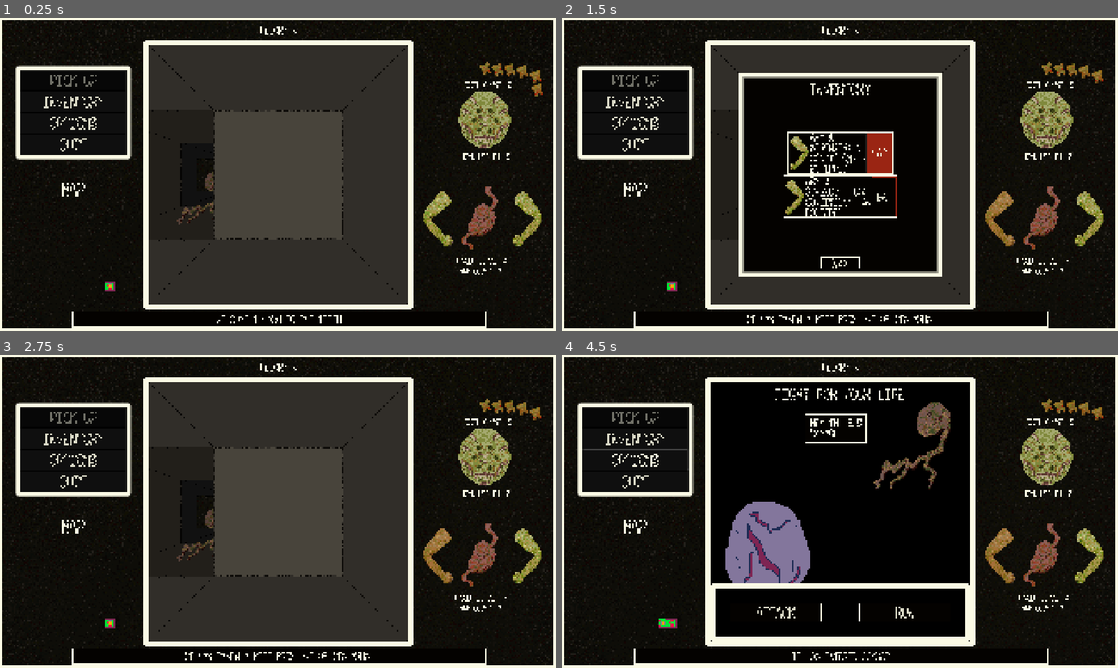
Above: before the commit, frames 1-4 (two rows, left to right).
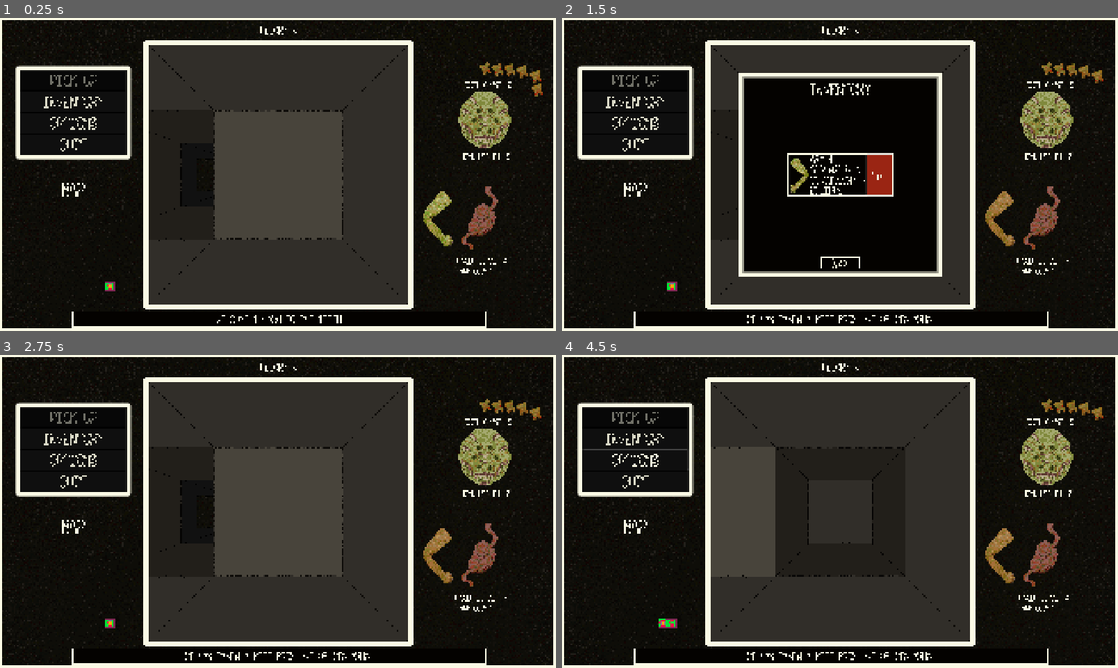
Above: after the commit, the same moments.

Repository: sym-z/arm-to-the-teeth
Game: Godot game, scene res://scenes/testing_level/testing_level.tscn
Same seed, same stepped clock (60 frames per second), same inputs: the game is played once before the commit and once after it. The project has no main scene, so this scene is started directly.
Inputs (mouse positions are in pixels of both pictures, inside the frame that each line leads up to):
- Up to frame 1 (0.25 s): no input
- Up to frame 2 (1.5 s): click "INVENTORY" at 0.5 s; click "EAT" at 1.25 s
- Up to frame 3 (2.75 s): click "BACK" at 2 s
- Up to frame 4 (4.5 s): click "OPTIONS" at 2.75 s; move the mouse to (962, 495) at 3.52 s; hold D (turn_right) 3.53-4.28 s; click (962, 495) at 3.67 s; move the mouse to (728, 527) at 4.27 s; hold S (move_back) from 4.28 s (still down)

The runs differ from the first frame. In frame 1, 0.6% of the frame differs, in the area x 31-98%, y 49-81%; in frame 2, 2.7%; in frame 3, 0.6%; in frame 4, 39%, in the area x 17-98%, y 8-98%.

Commit message:
loot drops complete

Diff:
--- a/src/prefabs/ui/ui.gd
+++ b/src/prefabs/ui/ui.gd
@@ -211,12 +211,11 @@
 func _on_full_window_back_button_pressed():
 	change_full_log_window_visibility(false)
 func post_death_log_transfer():
-	for log in Log.log_messages:
+	for msg in Log.log_messages:
 		var new_log_msg = full_log_label_scene.instantiate()
-		new_log_msg.text = log
+		new_log_msg.text = msg
 		full_log_container.add_child(new_log_msg)
 		full_log_container.move_child(new_log_msg,0)
-	pass
 #endregion
 
 #region Combat Handling
--- a/src/scripts/globals.gd
+++ b/src/scripts/globals.gd
@@ -1,7 +1,7 @@
 extends Node
 
 var debug : bool = false
-var debug_combat : bool = true
+var debug_combat : bool = false
 var verbose_console : bool = false
 
 const NORTH : int = 8
Not shown, changed: docs/DEVLOG.md
Not shown, changed: docs/TODO.md
